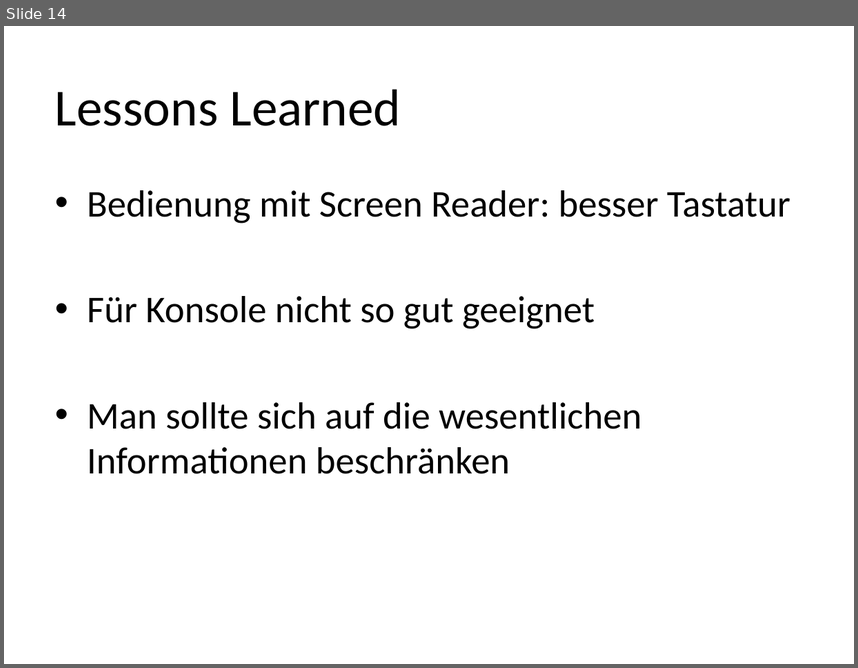
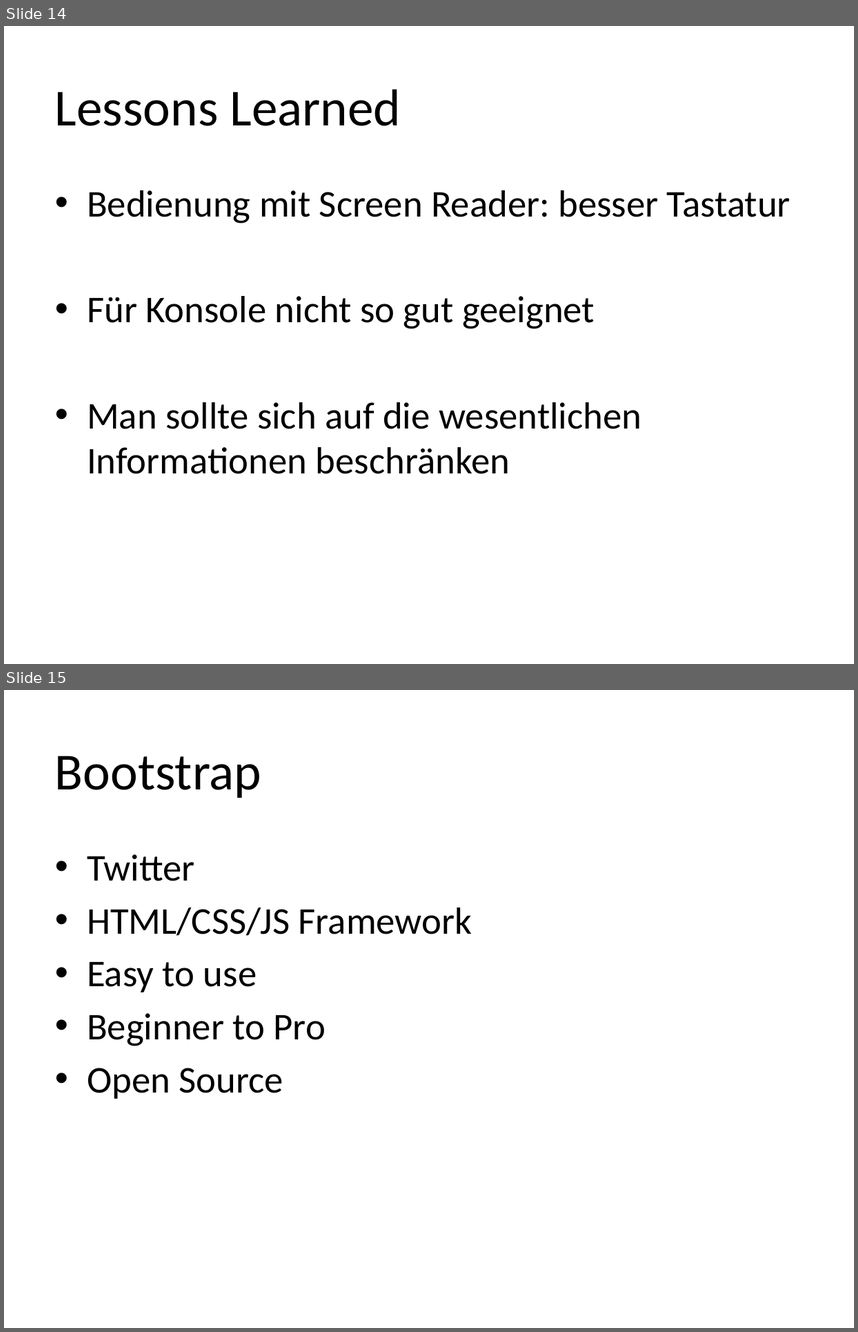
Before and after one commit to Capoot/hci, a slide deck: screenreader.pptx. Shown one above the other, each under a label of ours: slide 14 before the commit, slides 14 and 15 after it. The pictures are 858x668 and 858x1332 pixels, drawn with LibreOffice and Linux fonts; fonts in the diff are those of the drawing. Boxes give left, top, right and bottom in pixels: in the first picture for what was removed or moved away, otherwise in the second. Text is boxed around its words. In the diff, an @@ line names an element or a change of style, - is before the commit and + after.

Commit message:
added bootstrap

```diff
--- a/screenreader.pptx
+++ b/screenreader.pptx
@@ slide 15 added at bbox=[4, 690, 854, 1328], background #FFFFFF @@
@@ title added at bbox=[55, 756, 262, 798], 44 pt, text #000000 @@
+Bootstrap
@@ text added at bbox=[87, 854, 473, 1098], 32 pt, text #000000 @@
+• Twitter
+• HTML/CSS/JS Framework
+• Easy to use
+• Beginner to Pro
+• Open Source
```
Also in this commit, not shown: 11 other slides added.
